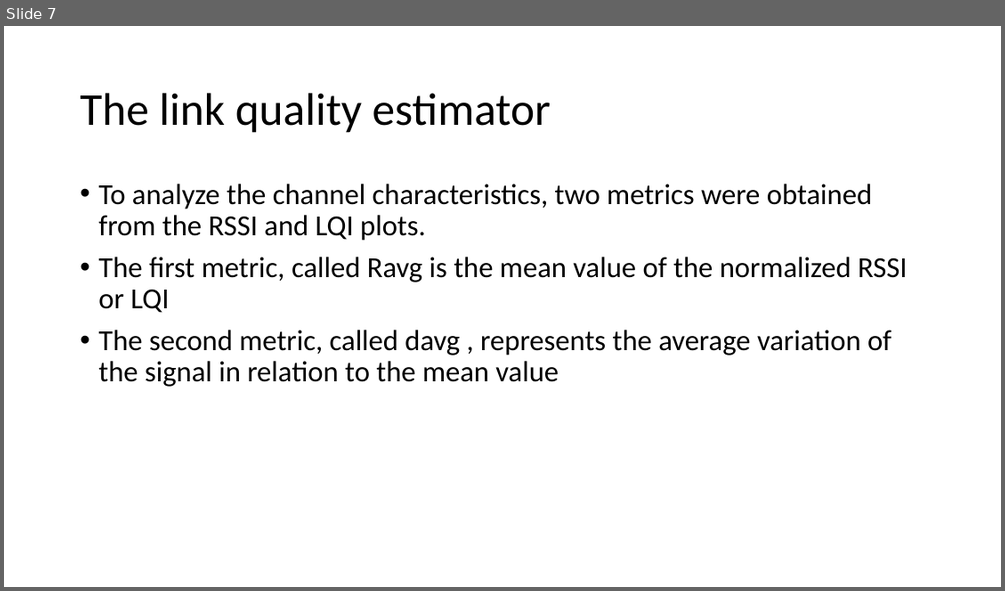
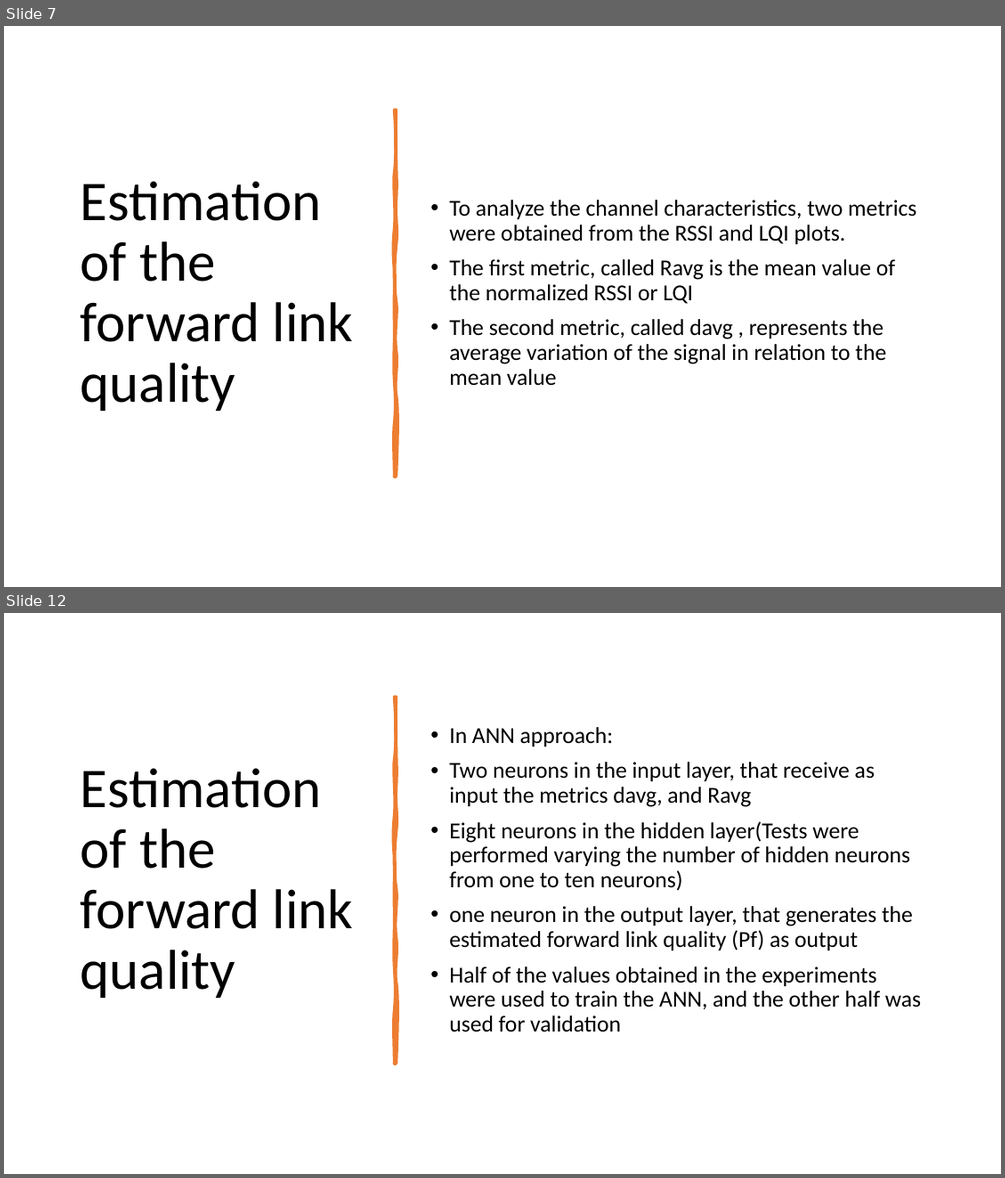
Before and after one commit to huynn8/paper_draft, a slide deck: Real-time link quality estimation for industrial wireless sensor networks using de dicate d nodes.pptx. Shown one above the other, each under a label of ours: slide 7 before the commit, slides 7 and 12 after it; the slides between them are not shown. The pictures are 1005x591 and 1005x1178 pixels, drawn with LibreOffice and Linux fonts; fonts in the diff are those of the drawing. Boxes give left, top, right and bottom in pixels: in the first picture for what was removed or moved away, otherwise in the second. Text is boxed around its words. In the diff, an @@ line names an element or a change of style, - is before the commit and + after.

```diff
--- a/Real-time link quality estimation for industrial wireless sensor networks using de dicate d nodes.pptx
+++ b/Real-time link quality estimation for industrial wireless sensor networks using de dicate d nodes.pptx
@@ slide 12 added at bbox=[4, 613, 1001, 1174], background #FFFFFF @@
@@ freeform shape added at bbox=[395, 697, 396, 1063], fill #ED7D31, outline #ED7D31 3.25 pt @@
@@ text added at bbox=[449, 727, 921, 1032], 22 pt, text #000000 @@
+• In ANN approach:
+• Two neurons in the input layer, that receive as input the metrics davg, and Ravg
+• Eight neurons in the hidden layer(Tests were performed varying the number of hidden neurons from one to ten neurons)
+• one neuron in the output layer, that generates the estimated forward link quality (Pf) as output
+• Half of the values obtained in the experiments were used to train the ANN, and the other half was used for validation
@@ title added at bbox=[81, 768, 354, 997], 54 pt, text #000000 @@
+Estimation of the forward link quality
@@ slide 7 changed as well @@
@@ text "To analyze the channel characteristics, ...": place and size @@
-text "To analyze the channel characteristics, ..." at bbox=[98, 184, 906, 386]
+text "To analyze the channel characteristics, ..." at bbox=[449, 200, 916, 386]
@@ text "To analyze the channel characteristics, ..." at bbox=[449, 200, 916, 386]: size 28 to 22 pt; vertical alignment top to middle @@
@@ freeform shape added at bbox=[395, 110, 396, 476], fill #ED7D31, outline #ED7D31 3.25 pt @@
@@ title at bbox=[81, 181, 354, 410]: text changed; size 44 to 54 pt @@
-The link quality estimator
+Estimation of the forward link quality
```
Also in this commit, not shown: 7 other slides changed, 21 other slides added, 1 slide removed.
